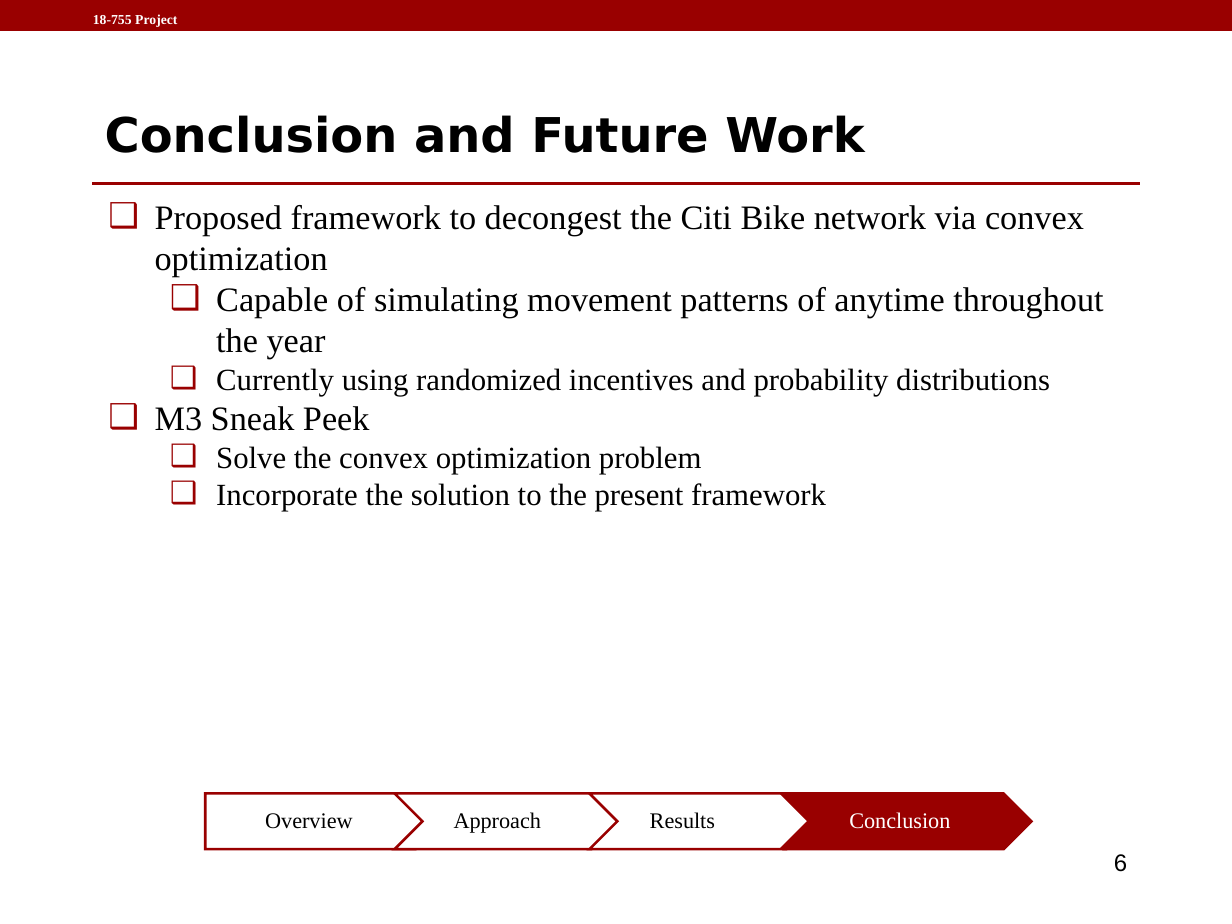
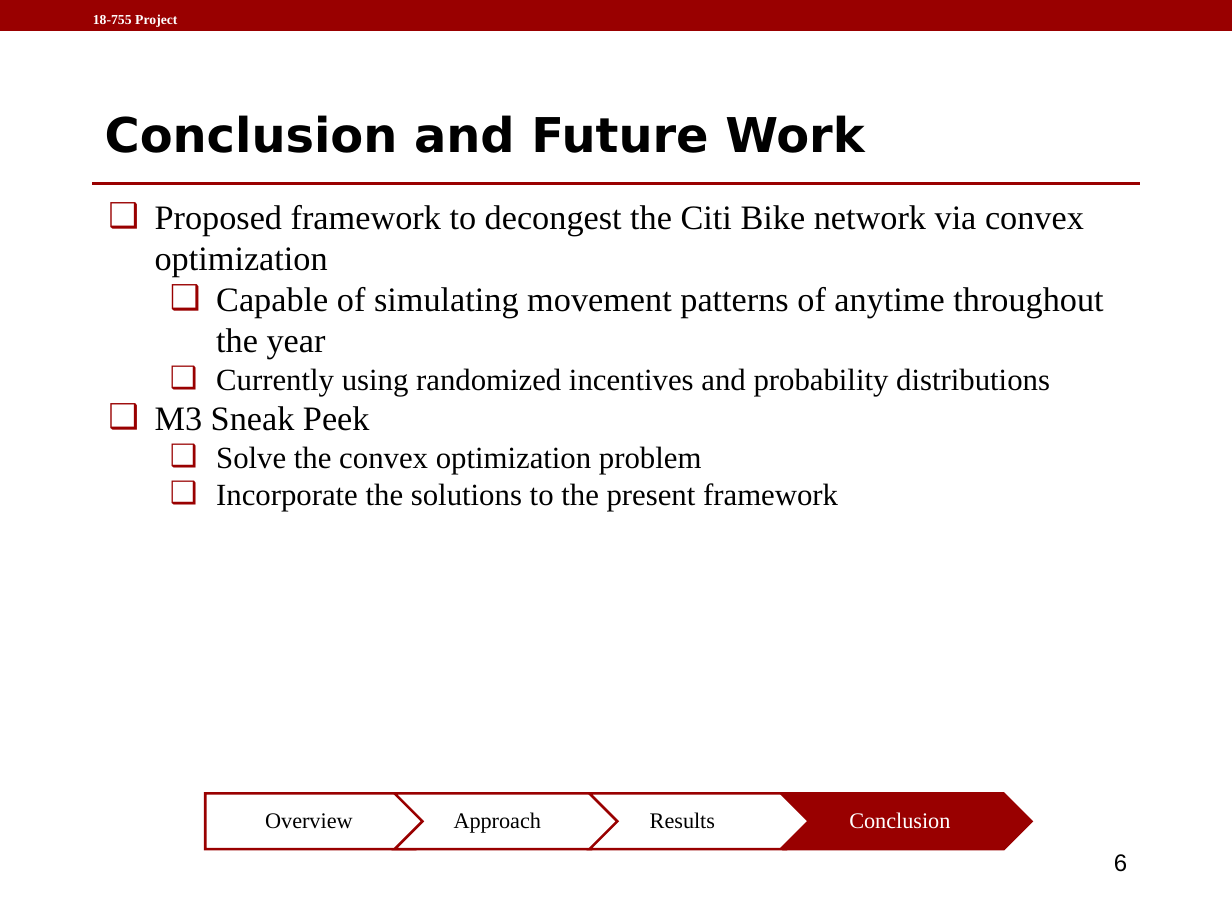
Before and after one commit to pgriff6/citibike, a slide deck: slide 6 of M2/pfriffi1_xiaoxiaj_m2_slides.pptx. Drawn at 1232x924 pixels with LibreOffice and Linux fonts; fonts in the diff are those of the drawing; background and template pictures are left out. Boxes give left, top, right and bottom in pixels: in the first picture for what was removed or moved away, otherwise in the second. Text is boxed around its words. In the diff, an @@ line names an element or a change of style, - is before the commit and + after.

Commit message:
Worked more on the slides and simulation for one day.

```diff
--- a/M2/pfriffi1_xiaoxiaj_m2_slides.pptx
+++ b/M2/pfriffi1_xiaoxiaj_m2_slides.pptx
@@ text at (216, 483, 838, 511): text changed @@
-  ❑ Incorporate the solution to the present framework
+  ❑ Incorporate the solutions to the present framework
```
Also in this commit, not shown: 1 other file.
